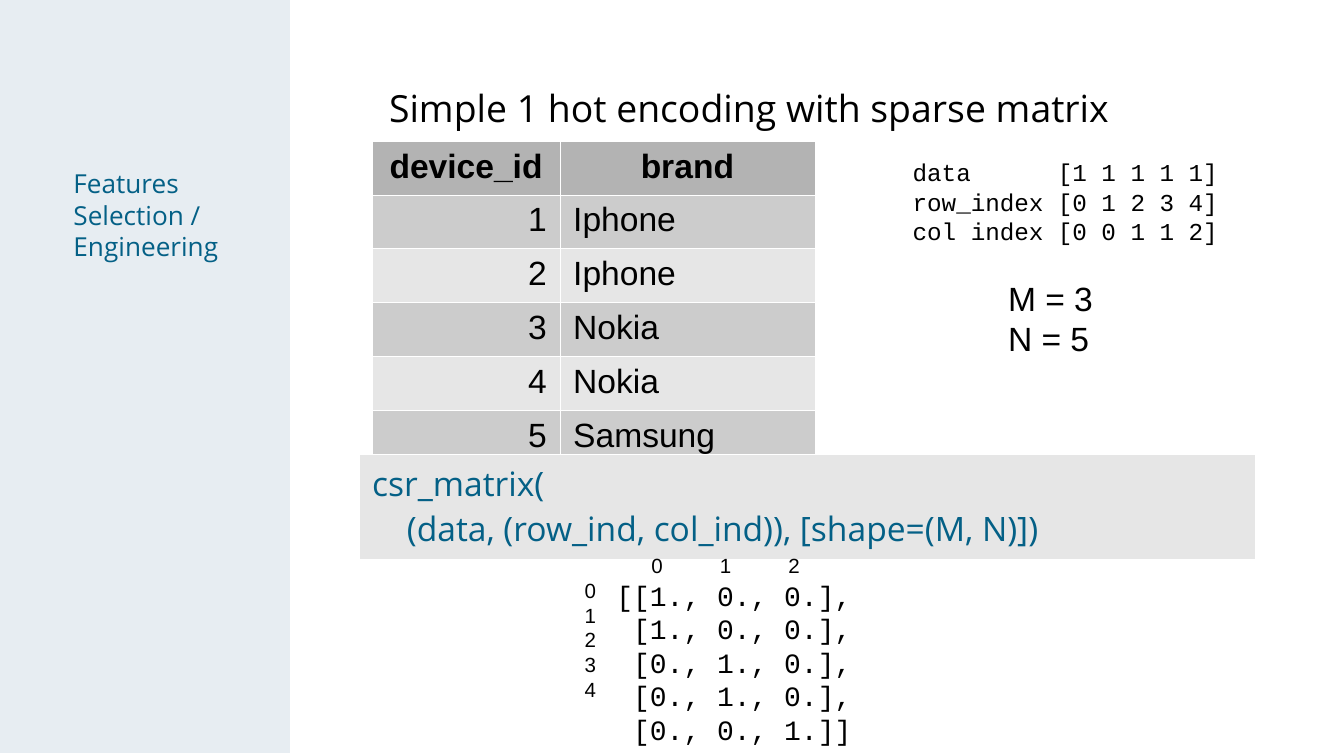
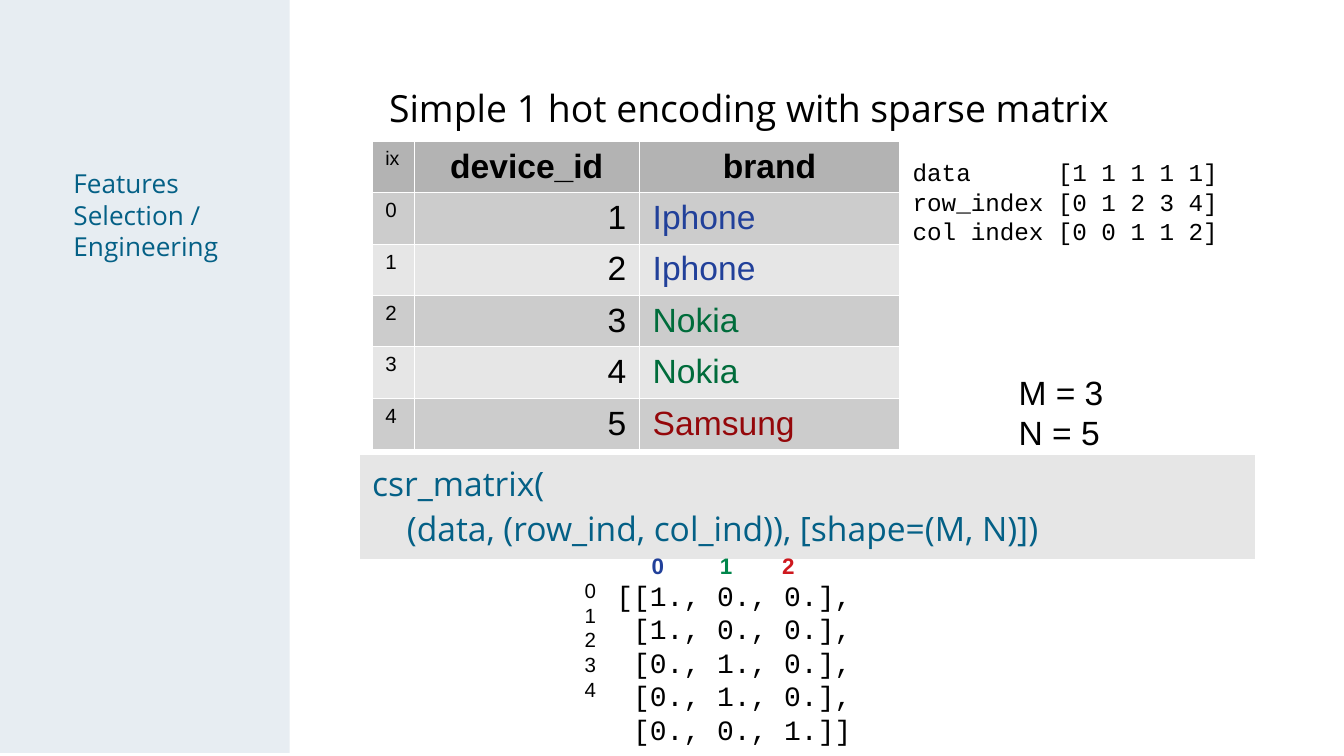
Before and after one commit to chechir/talking_data, a slide deck: slide 8 of brussels/deck_overview_detail.odp (slide 7 before the commit). Drawn at 1344x756 pixels with LibreOffice and Linux fonts; fonts in the diff are those of the drawing. Boxes give left, top, right and bottom in pixels: in the first picture for what was removed or moved away, otherwise in the second. Text is boxed around its words. In the diff, an @@ line names an element or a change of style, - is before the commit and + after.

```diff
--- a/brussels/deck_overview_detail.odp
+++ b/brussels/deck_overview_detail.odp
@@ table at <box>372,141,899,450</box> @@
+column 1: ix | 0 | 1 | 2 | 3 | 4
@@ table: place and size @@
-table at <box>372,141,816,457</box>
+table at <box>372,141,899,450</box>
@@ text "M = 3": place and size @@
-text "M = 3" at <box>1008,287,1093,352</box>
+text "M = 3" at <box>1019,381,1104,446</box>
@@ text "0 1 2" at <box>652,558,794,574</box>: size 11 to 12 pt, bold on; text colour #000000 to #21409A in "0"; text colour #000000 to #00864B in "1"; text colour #000000 to #CE181E in "2" @@
```
Also in this commit, not shown: 8 other slides changed, 2 slides added, 1 slide removed.
